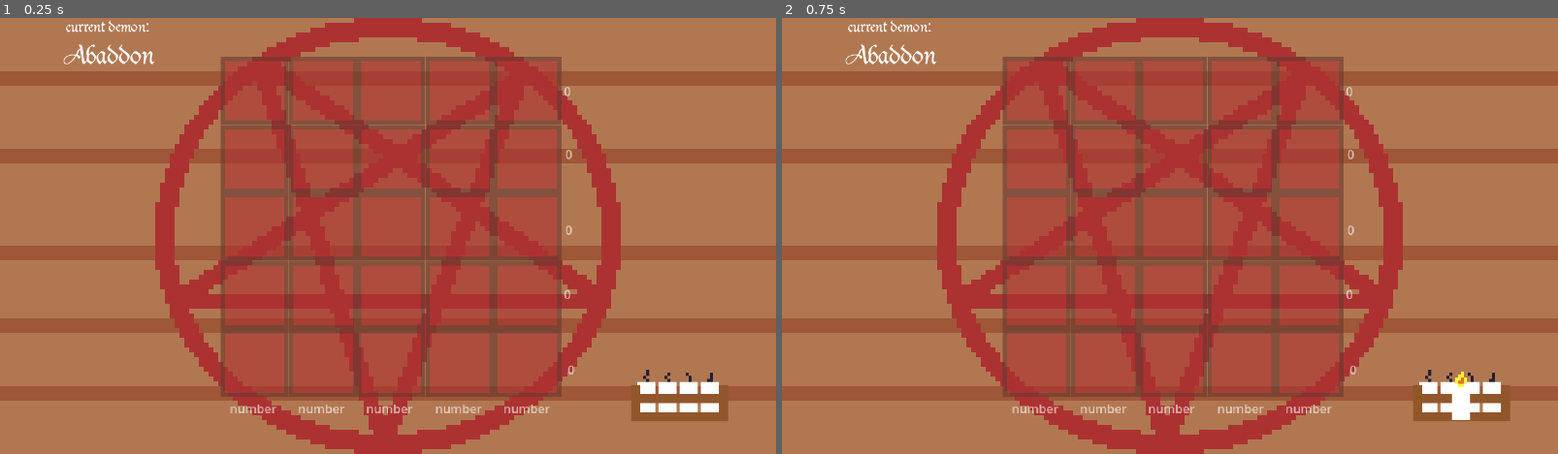
Above: before the commit, frames 1-2 (left to right).
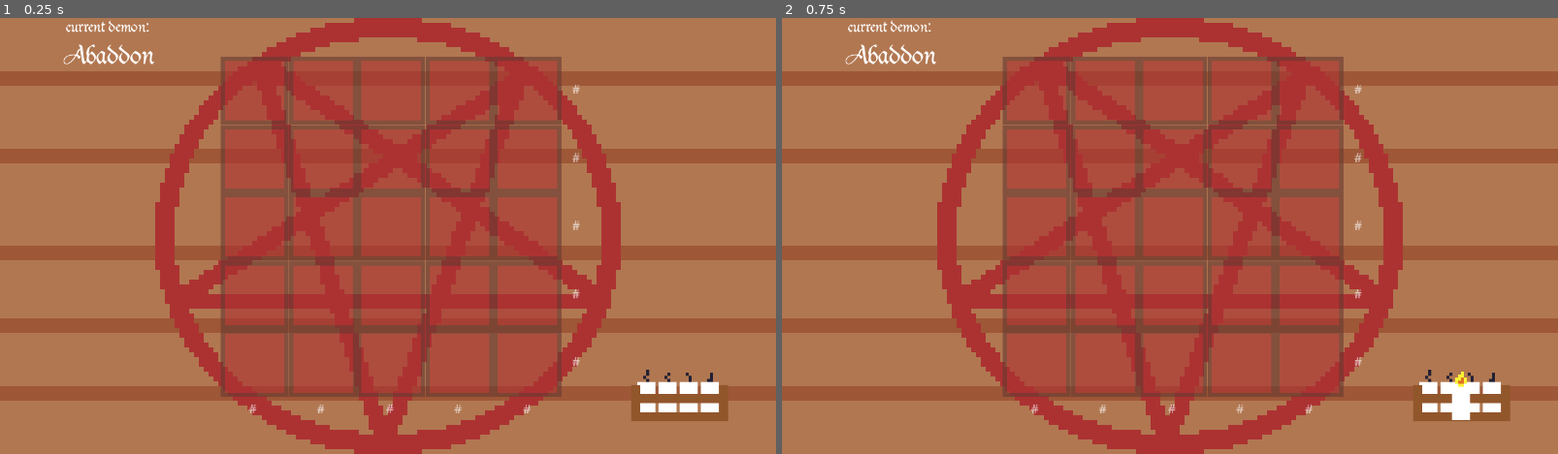
Above: after the commit, the same moments.

Repository: adrientremblay/ld55
Game: Godot game, scene res://scenes/main.tscn
Same seed, same stepped clock (60 frames per second), same inputs: the game is played once before the commit and once after it.
Inputs (mouse positions are in pixels of both pictures, inside the frame that each line leads up to):
- Up to frame 1 (0.25 s): no input
- Up to frame 2 (0.75 s): tap Enter at 0.5 s; move the mouse to (1464, 397) at 0.52 s; press the mouse at (1464, 397) at 0.53 s

The runs differ from the first frame. In frame 1, 0.4% of the frame differs, in the area x 29-75%, y 15-91%; in frame 2, 0.4%.
Error in both runs: Invalid assignment of property or key 'text' with value of type 'String' on a base object of type 'null instance'. (res://scenes/altar.gd:51)

Commit message:
configured rows using a VBoxContainer

Diff:
--- a/scenes/altar.tscn
+++ b/scenes/altar.tscn
@@ -82,46 +82,6 @@
 [node name="Platform25" parent="." instance=ExtResource("1_i1ljc")]
 position = Vector2(405, 405)
 
-[node name="x1" type="Label" parent="."]
-offset_left = 453.333
-offset_top = 34.0
-offset_right = 515.333
-offset_bottom = 57.0
-text = "number"
-vertical_alignment = 1
-
-[node name="x2" type="Label" parent="."]
-offset_left = 454.667
-offset_top = 116.667
-offset_right = 516.667
-offset_bottom = 139.667
-text = "number"
-vertical_alignment = 1
-
-[node name="x3" type="Label" parent="."]
-offset_left = 455.333
-offset_top = 217.333
-offset_right = 517.333
-offset_bottom = 240.333
-text = "number"
-vertical_alignment = 1
-
-[node name="x4" type="Label" parent="."]
-offset_left = 452.667
-offset_top = 302.0
-offset_right = 514.667
-offset_bottom = 325.0
-text = "number"
-vertical_alignment = 1
-
-[node name="x5" type="Label" parent="."]
-offset_left = 458.0
-offset_top = 402.0
-offset_right = 520.0
-offset_bottom = 425.0
-text = "number"
-vertical_alignment = 1
-
 [node name="cols" type="HBoxContainer" parent="."]
 offset_top = 449.0
 offset_right = 448.0
@@ -131,34 +91,69 @@
 [node name="y1" type="Label" parent="cols"]
 layout_mode = 2
 size_flags_horizontal = 3
-text = "number"
+text = "#"
 horizontal_alignment = 1
 vertical_alignment = 1
 
 [node name="y2" type="Label" parent="cols"]
 layout_mode = 2
 size_flags_horizontal = 3
-text = "number"
+text = "#"
 horizontal_alignment = 1
 vertical_alignment = 1
 
 [node name="y3" type="Label" parent="cols"]
 layout_mode = 2
 size_flags_horizontal = 3
-text = "number"
+text = "#"
 horizontal_alignment = 1
 vertical_alignment = 1
 
 [node name="y4" type="Label" parent="cols"]
 layout_mode = 2
 size_flags_horizontal = 3
-text = "number"
+text = "#"
 horizontal_alignment = 1
 vertical_alignment = 1
 
 [node name="y5" type="Label" parent="cols"]
 layout_mode = 2
 size_flags_horizontal = 3
-text = "number"
+text = "#"
 horizontal_alignment = 1
 vertical_alignment = 1
+
+[node name="rows" type="VBoxContainer" parent="."]
+offset_left = 464.0
+offset_right = 509.0
+offset_bottom = 446.0
+
+[node name="x1" type="Label" parent="rows"]
+layout_mode = 2
+size_flags_vertical = 7
+text = "#"
+vertical_alignment = 1
+
+[node name="x2" type="Label" parent="rows"]
+layout_mode = 2
+size_flags_vertical = 7
+text = "#"
+vertical_alignment = 1
+
+[node name="x3" type="Label" parent="rows"]
+layout_mode = 2
+size_flags_vertical = 7
+text = "#"
+vertical_alignment = 1
+
+[node name="x4" type="Label" parent="rows"]
+layout_mode = 2
+size_flags_vertical = 7
+text = "#"
+vertical_alignment = 1
+
+[node name="x5" type="Label" parent="rows"]
+layout_mode = 2
+size_flags_vertical = 7
+text = "#"
+vertical_alignment = 1
